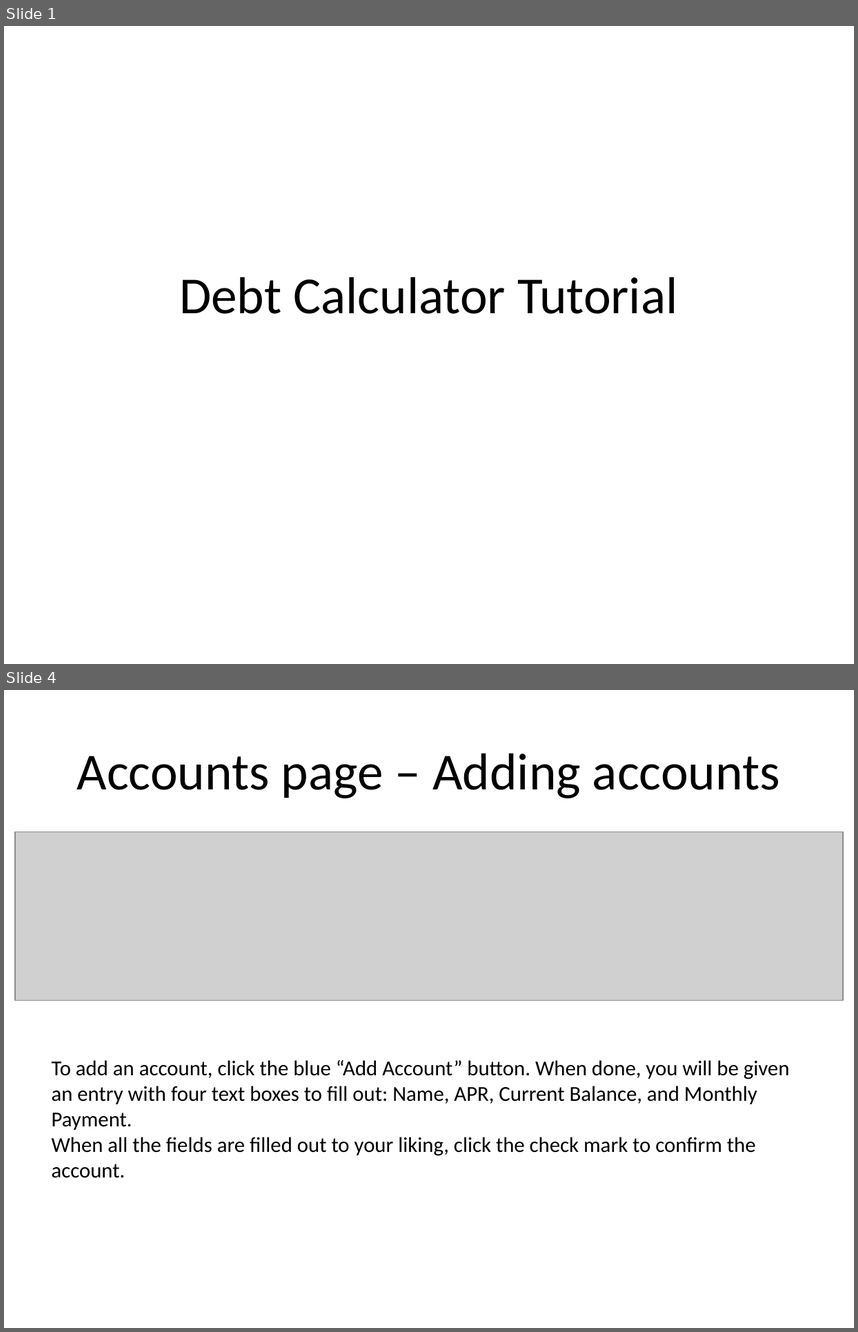
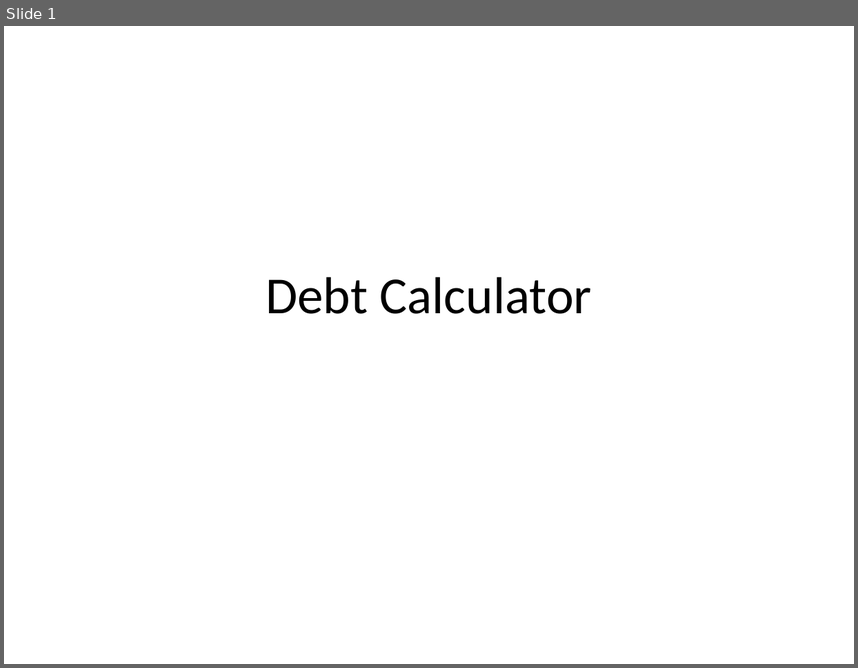
Before and after one commit to josephdangelo/UMUC-debt-payment, a slide deck: dist/howtouse/Instructions.pptx. Shown one above the other, each under a label of ours: slides 1 and 4 before the commit, slide 1 after it; the slides between them are not shown. The pictures are 858x1332 and 858x668 pixels, drawn with LibreOffice and Linux fonts; fonts in the diff are those of the drawing; grey boxes stand for pictures. Boxes give left, top, right and bottom in pixels: in the first picture for what was removed or moved away, otherwise in the second. Text is boxed around its words. In the diff, an @@ line names an element or a change of style, - is before the commit and + after.

```diff
--- a/dist/howtouse/Instructions.pptx
+++ b/dist/howtouse/Instructions.pptx
@@ slide 4 removed at (4, 690, 854, 1328), background #FFFFFF @@
@@ title removed at (77, 753, 780, 798) @@
-Accounts page – Adding accounts
@@ picture removed at (15, 832, 843, 1000) @@
@@ text removed at (52, 1060, 790, 1178) @@
-To add an account, click the blue “Add Account” button. When done, you will be given an entry with four text boxes to fill out: Name, APR, Current Balance, and Monthly Payment.
-When all the fields are filled out to your liking, click the check mark to confirm the account.
@@ slide 1 changed as well @@
@@ title at (266, 276, 592, 314): text changed @@
-Debt Calculator Tutorial
+Debt Calculator
```
Also in this commit, not shown: 1 other slide changed, 2 slides added, 5 other slides removed, 2 other files.
